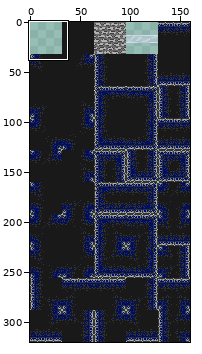
Sprite sheet -- SCollector/SCollector/assets/tileset/tileset.png. The first picture is a wide view before the edit; the outline marks the close-up.
Close-up. First the earlier version:
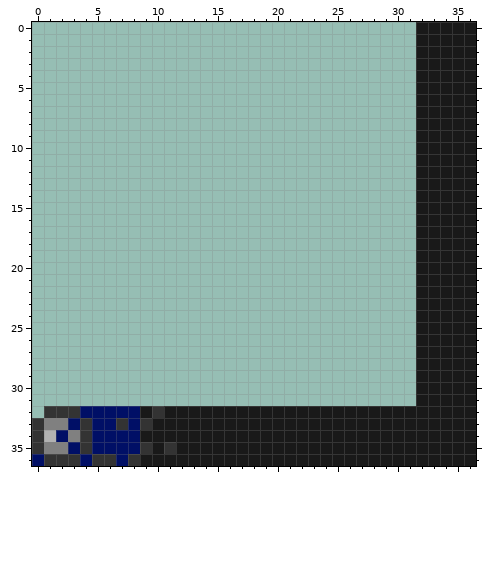
The file is 160x320 pixels. Colours within 5 levels of each other are drawn and written as one. Shown: x 0..36, y 0..36.
Once edited:
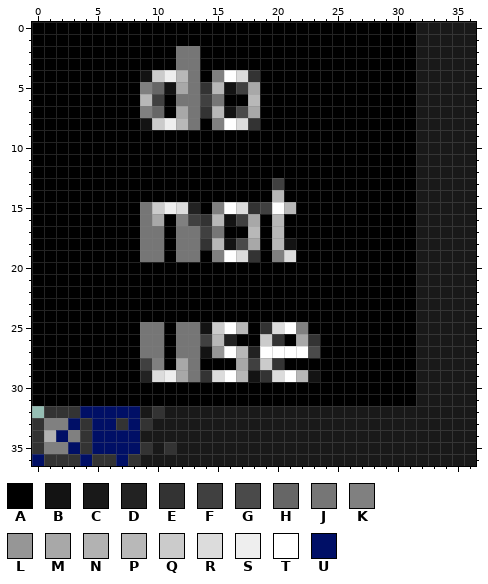
Palette (. is transparent): A #000000  B #131313  C #191919  D #222222  E #333333  F #404040  G #4a4a4a  H #666666  J #767676  K #808080  L #969696  M #a8a8a8  N #b2b2b2  P #b8b8b8  Q #cbcbcb  R #dcdcdc  S #eeeeee  T #ffffff  U #000f66
What changed:
y 0..1: x 0..31 ................................ -> AAAAAAAAAAAAAAAAAAAAAAAAAAAAAAAA
y 2..3: x 0..31 ................................ -> AAAAAAAAAAAAJJAAAAAAAAAAAAAAAAAA
y 4: x 0..31 ................................ -> AAAAAAAAABQSPJAKTREAAAAAAAAAAAAA
y 5: x 0..31 ................................ -> AAAAAAAAAKHBMJEPBFMAAAAAAAAAAAAA
y 6: x 0..31 ................................ -> AAAAAAAAAPFAJJFJAAPAAAAAAAAAAAAA
y 7: x 0..31 ................................ -> AAAAAAAAAKHAMJEPBGMAAAAAAAAAAAAA
y 8: x 0..31 ................................ -> AAAAAAAAABQSPJAKTREAAAAAAAAAAAAA
y 9..12: x 0..31 ................................ -> AAAAAAAAAAAAAAAAAAAAAAAAAAAAAAAA
y 13: x 0..31 ................................ -> AAAAAAAAAAAAAAAAAAAAFAAAAAAAAAAA
y 14: x 0..31 ................................ -> AAAAAAAAAAAAAAAAAAAAPAAAAAAAAAAA
y 15: x 0..31 ................................ -> AAAAAAAAAJQSRDAKTREFTPAAAAAAAAAA
y 16: x 0..31 ................................ -> AAAAAAAAAJMAKFEPBFMAPAAAAAAAAAAA
y 17: x 0..31 ................................ -> AAAAAAAAAJJAJJFJAAPAPAAAAAAAAAAA
y 18: x 0..31 ................................ -> AAAAAAAAAJJAJJEPBGMAPBAAAAAAAAAA
y 19: x 0..31 ................................ -> AAAAAAAAAJJAJJAKTREAKRAAAAAAAAAA
y 20..24: x 0..31 ................................ -> AAAAAAAAAAAAAAAAAAAAAAAAAAAAAAAA
y 25: x 0..31 ................................ -> AAAAAAAAAJJAJJBQTPAERTKAAAAAAAAA
y 26: x 0..31 ................................ -> AAAAAAAAAJJAJJFPDAAQEAMEAAAAAAAA
y 27: x 0..31 ................................ -> AAAAAAAAAJJAJJBLTPDTTTTGAAAAAAAA
y 28: x 0..31 ................................ -> AAAAAAAAAFKAMJAAAMFQEAAAAAAAAAAA
y 29: x 0..31 ................................ -> AAAAAAAAADRSMJERTPBERTPBAAAAAAAA
y 30..31: x 0..31 ................................ -> AAAAAAAAAAAAAAAAAAAAAAAAAAAAAAAA
Changed places in both close-ups, as pixel boxes (x1, y1, x2, y2):
added: (32, 22, 416, 406)
